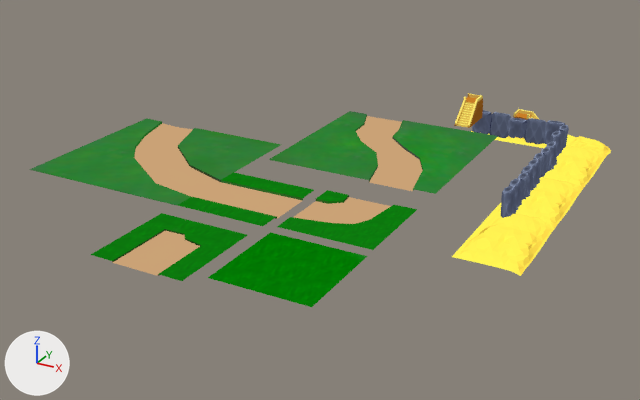
An edit to the Blender file assets/blends280120/22032020/landblend.blend, drawn before and after from the same camera.
Rendered twice from a 50 mm lens placed at (45.6, -151.6, 57.3), pointed at (-24.8, -23.6, -6.7). Every picture has the same lights, and +X, +Y and +Z are marked at lower left.

The older version as bpy lines, for what is in view:
```python
ob_beach3_001 = bpy.data.objects.new('beach3.001', me_plane_009)
ob_beach3_001.location = (11.1, -9.5, -4.0)
ob_plane_000 = bpy.data.objects.new('Plane.000', me_plane_026)
ob_plane_000.location = (-18.0, -10.0, 0.0)
ob_plane_001 = bpy.data.objects.new('Plane.001', me_plane_027)
ob_plane_001.location = (-28.0, -42.0, 0.0)
ob_plane_002 = bpy.data.objects.new('Plane.002', me_plane_028)
ob_plane_002.location = (-10.1, -41.2, 0.0)
ob_plane_004 = bpy.data.objects.new('Plane.004', me_plane_029)
ob_plane_004.location = (-52.0, -34.0, 0.0)
ob_plane_005 = bpy.data.objects.new('Plane.005', me_plane_030)
ob_plane_005.location = (-28.6, -61.2, 0.0)
ob_plane_005.scale = (1.0, 1.0, 0.625)
ob_plane_006 = bpy.data.objects.new('Plane.006', me_plane_031)
ob_plane_006.location = (-10.1, -59.0, 0.0)
# also in view: 'Cube.017' at (1.8, 18.1, -1.9); 'beach3' at (10.8, 9.8, -4.3); 'beach3.003' at (10.8, -27.0, -4.3); 'Cube.018' at (-5.6, 18.5, -1.9); 'stairs-bach.001' at (-10.9, 13.8, 1.8)
```
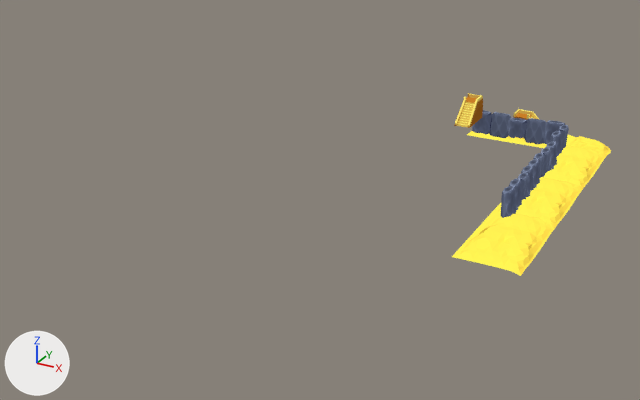
The change, as a list of edits to the scene's bpy script:
```text
Remove ob_plane_006:
    ob_plane_006 = bpy.data.objects.new('Plane.006', me_plane_031)
    ob_plane_006.location = (-10.1, -59.0, 0.0)
Remove ob_plane_005:
    ob_plane_005 = bpy.data.objects.new('Plane.005', me_plane_030)
    ob_plane_005.location = (-28.6, -61.2, 0.0)
    ob_plane_005.scale = (1.0, 1.0, 0.625)
Remove ob_plane_004:
    ob_plane_004 = bpy.data.objects.new('Plane.004', me_plane_029)
    ob_plane_004.location = (-52.0, -34.0, 0.0)
Remove ob_plane_002:
    ob_plane_002 = bpy.data.objects.new('Plane.002', me_plane_028)
    ob_plane_002.location = (-10.1, -41.2, 0.0)
Remove ob_plane_001:
    ob_plane_001 = bpy.data.objects.new('Plane.001', me_plane_027)
    ob_plane_001.location = (-28.0, -42.0, 0.0)
Remove ob_plane_000:
    ob_plane_000 = bpy.data.objects.new('Plane.000', me_plane_026)
    ob_plane_000.location = (-18.0, -10.0, 0.0)
```

Pixel boxes (x1, y1, x2, y2) of what changed, in the pictures (640 x 400 px):
'Plane.004', deleted: before (29, 118, 281, 205)
    faces in mat_grass: (29, 118, 281, 205)
    faces in mat_path: (134, 123, 220, 197)
'Plane.000', deleted: before (269, 111, 498, 194)
    faces in mat_grass: (269, 111, 498, 194)
    faces in mat_path: (356, 116, 423, 191)
'Plane.006', deleted: before (208, 232, 367, 307)
'Plane.005', deleted: before (91, 213, 247, 281)
    faces in mat_grass: (91, 213, 247, 281)
    faces in mat_path: (113, 231, 200, 276)
'Plane.002', deleted: before (277, 190, 417, 250)
    faces in mat_grass: (277, 190, 417, 250)
    faces in mat_path: (294, 197, 391, 224)
'Plane.001', deleted: before (177, 172, 314, 226)
    faces in mat_grass: (177, 172, 314, 226)
    faces in mat_path: (196, 182, 302, 219)
